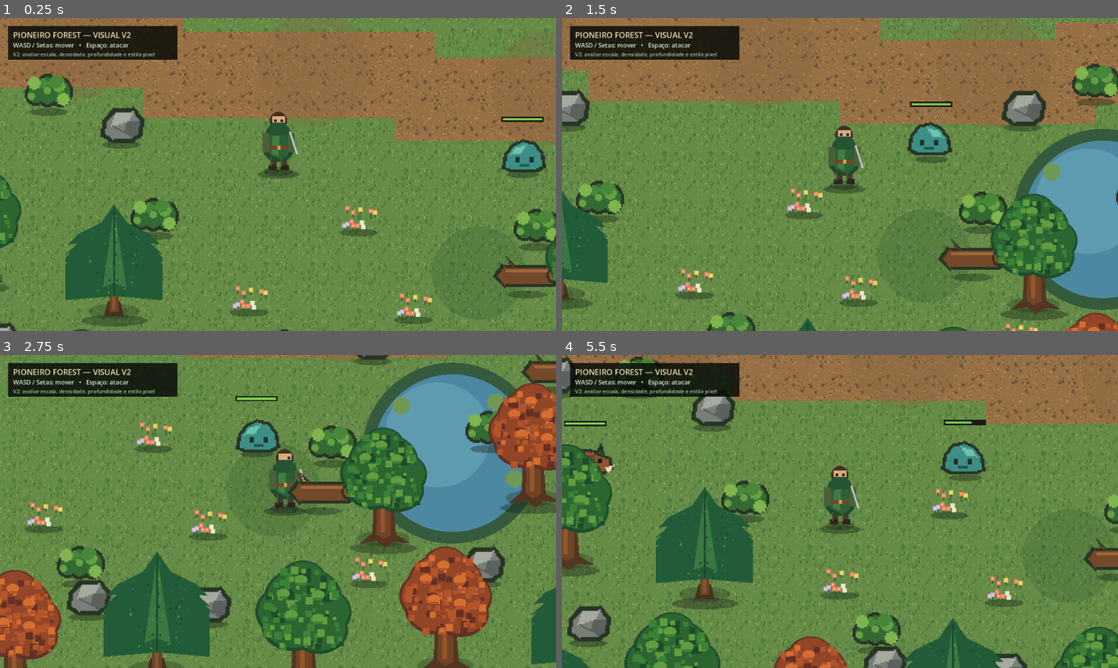
Above: before the commit, frames 1-4 (two rows, left to right).
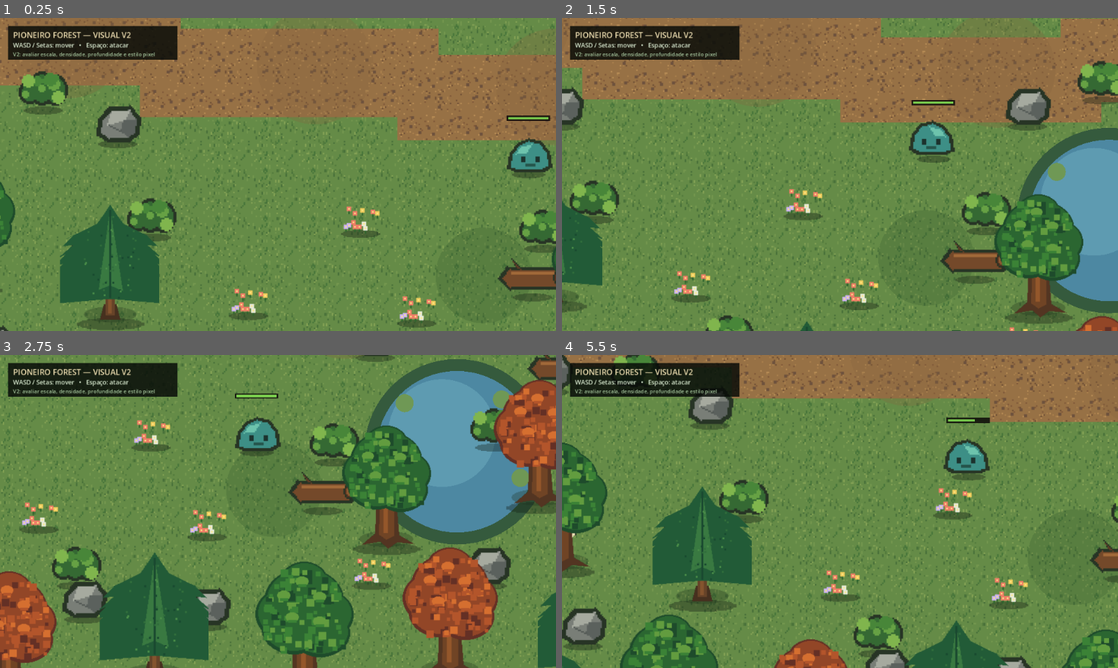
Above: after the commit, the same moments.

Repository: PIONEIRO/PioneiroForestPrototype
Game: Godot game, scene res://scenes/forest_test.tscn
Two runs of this game, one before a commit and one after it. Both use one fixed random seed, a clock stepped at 60 frames per second and the inputs below.
Inputs:
- Up to frame 1 (0.25 s): no input
- Up to frame 2 (1.5 s): hold Right (ui_right) 0.53-1.28 s; tap Space at 0.77 s; hold Down (ui_down) from 1.28 s (still down)
- Up to frame 3 (2.75 s): tap Space at 1.52 s; release Down (ui_down) at 2.03 s; hold Right (ui_right) from 2.03 s (still down)
- Up to frame 4 (5.5 s): release Right (ui_right) at 2.78 s; hold Up (ui_up) 2.78-3.53 s; tap Space at 3.02, 3.77, 4.52 s; hold Left (ui_left) 3.53-5.03 s; hold Down (ui_down) from 5.03 s (still down)

The runs differ from the first frame. In frame 1, 14% of the frame differs, in the area x 0-100%, y 0-100%; in frame 2, 16%; in frame 3, 21%; in frame 4, 17%.

Commit message:
feat: integrate V3 two-handed warrior

Diff:
--- a/scripts/player.gd
+++ b/scripts/player.gd
@@ -3,12 +3,16 @@
 
 signal attack_started(direction_index: int, origin: Vector2)
 
-const VISUAL_VERSION := 2
+const VISUAL_VERSION := 3
+const WEAPON_CLASS := "TWO_HANDED_LONGSWORD"
+const DEPTH_BASE := 6000
+const PLAYER_TEXTURE_PATH := "res://assets/art_v3/warrior_greatsword_8dir.png"
+const ATTACK_TEXTURE_PATH := "res://assets/art_v3/greatsword_slash.png"
 const SPEED := 220.0
 const ATTACK_COOLDOWN := 0.30
 const CELL_SIZE := Vector2(96.0, 128.0)
-const ART_SCALE := 0.88
-const CAMERA_ZOOM := 1.68
+const ART_SCALE := 1.08
+const CAMERA_ZOOM := 1.72
 
 var facing_index := 0
 var _visual: Sprite2D
@@ -59,6 +63,9 @@
 	]
 	return vectors[clampi(index, 0, 7)]
 
+func depth_index_for_y(world_y: float) -> int:
+	return DEPTH_BASE + int(round(world_y))
+
 func _physics_process(delta: float) -> void:
 	var raw := Input.get_vector("ui_left", "ui_right", "ui_up", "ui_down")
 	var wasd := Vector2(
@@ -74,7 +81,7 @@
 		move_and_slide()
 	else:
 		velocity = Vector2.ZERO
-	z_index = int(global_position.y)
+	z_index = depth_index_for_y(global_position.y)
 	_attack_timer = maxf(0.0, _attack_timer - delta)
 	_handle_attack()
 	_animate_visual(delta, move_dir.length_squared() > 0.001)
@@ -90,14 +97,14 @@
 func _animate_visual(delta: float, moving: bool) -> void:
 	if _visual == null:
 		return
-	_walk_phase += delta * (11.0 if moving else 2.4)
-	var bob := sin(_walk_phase) * (1.6 if moving else 0.45)
+	_walk_phase += delta * (10.0 if moving else 2.0)
+	var bob := sin(_walk_phase) * (1.8 if moving else 0.35)
 	var attack_lift := 0.0
 	if _attack_timer > ATTACK_COOLDOWN * 0.55:
-		attack_lift = 2.5
+		attack_lift = 3.0
 	_visual.position = _base_visual_position + Vector2(0, bob - attack_lift)
 	_apply_direction_visual()
-	_update_attack_fx(_attack_timer > 0.10)
+	_update_attack_fx(_attack_timer > 0.08)
 
 func _apply_direction_visual() -> void:
 	if _visual == null:
@@ -111,7 +118,7 @@
 	if not show_fx:
 		return
 	var facing := facing_vector_from_index(facing_index)
-	_attack_fx.position = facing * 54.0 + Vector2(0, -43)
+	_attack_fx.position = facing * 68.0 + Vector2(0, -48)
 	_attack_fx.rotation = facing.angle()
 	var alpha := clampf(_attack_timer / ATTACK_COOLDOWN, 0.25, 1.0)
 	_attack_fx.modulate = Color(1, 1, 1, alpha)
@@ -119,7 +126,7 @@
 func _build_collision() -> void:
 	var collision := CollisionShape2D.new()
 	var shape := RectangleShape2D.new()
-	shape.size = Vector2(30, 22)
+	shape.size = Vector2(32, 24)
 	collision.shape = shape
 	collision.position = Vector2(0, -10)
 	add_child(collision)
@@ -127,24 +134,24 @@
 func _build_visual() -> void:
 	_shadow = Sprite2D.new()
 	_shadow.texture = load("res://assets/art_v2/shadow.png")
-	_shadow.scale = Vector2(0.70, 0.54)
+	_shadow.scale = Vector2(0.78, 0.58)
 	_shadow.position = Vector2(0, -2)
 	_shadow.z_index = -1
 	add_child(_shadow)
 
 	_visual = Sprite2D.new()
-	_visual.texture = load("res://assets/art_v2/player_ranger_8dir.png")
+	_visual.texture = load(PLAYER_TEXTURE_PATH)
 	_visual.region_enabled = true
 	_visual.region_rect = Rect2(0, 0, CELL_SIZE.x, CELL_SIZE.y)
 	_visual.centered = false
 	_visual.scale = Vector2(ART_SCALE, ART_SCALE)
-	_base_visual_position = Vector2(-CELL_SIZE.x * ART_SCALE * 0.5, -120.0 * ART_SCALE)
+	_base_visual_position = Vector2(-CELL_SIZE.x * ART_SCALE * 0.5, -124.0 * ART_SCALE)
 	_visual.position = _base_visual_position
 	add_child(_visual)
 
 	_attack_fx = Sprite2D.new()
-	_attack_fx.texture = load("res://assets/art_v2/attack_slash.png")
-	_attack_fx.scale = Vector2(0.82, 0.82)
+	_attack_fx.texture = load(ATTACK_TEXTURE_PATH)
+	_attack_fx.scale = Vector2(0.95, 0.95)
 	_attack_fx.visible = false
 	_attack_fx.z_index = 4
 	add_child(_attack_fx)
